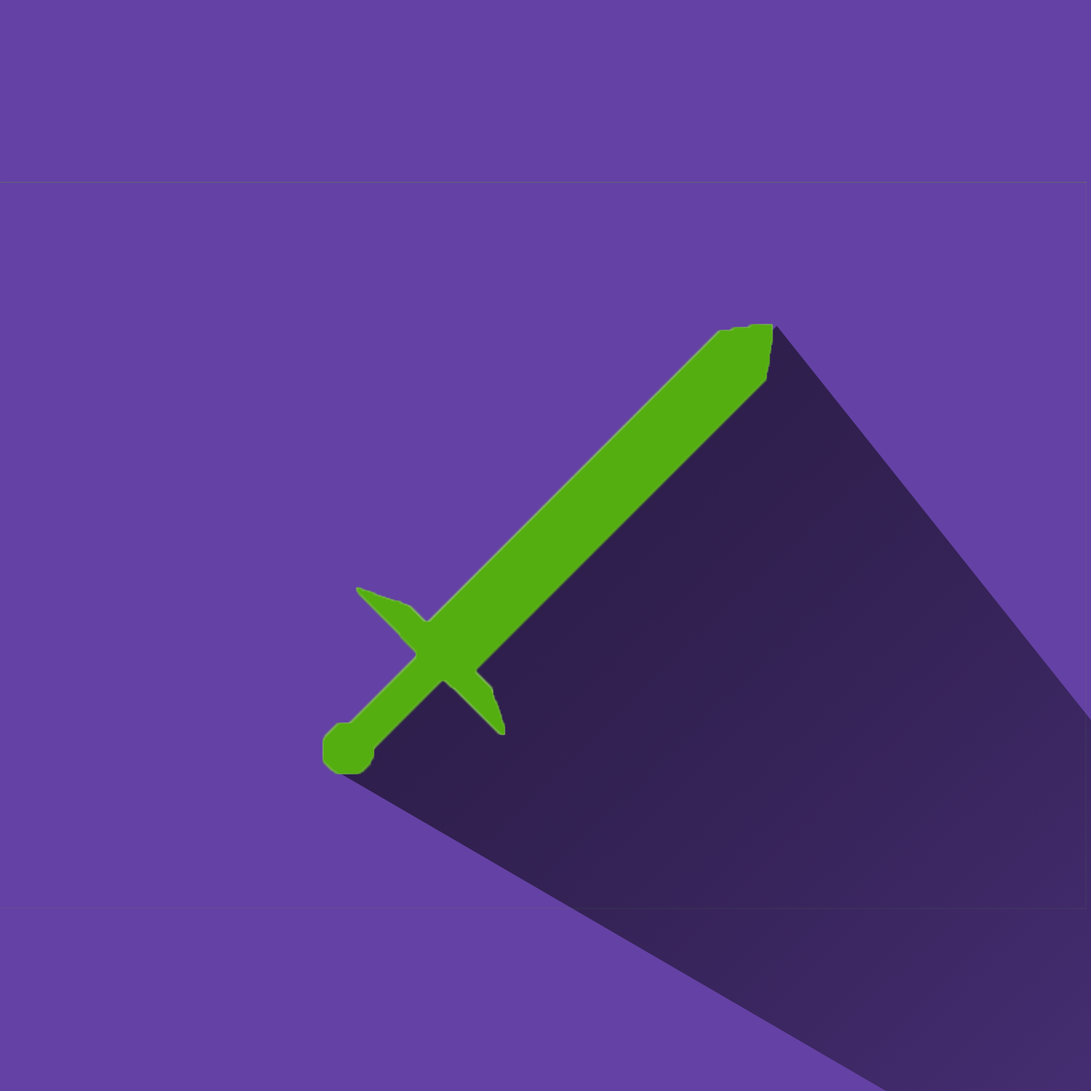
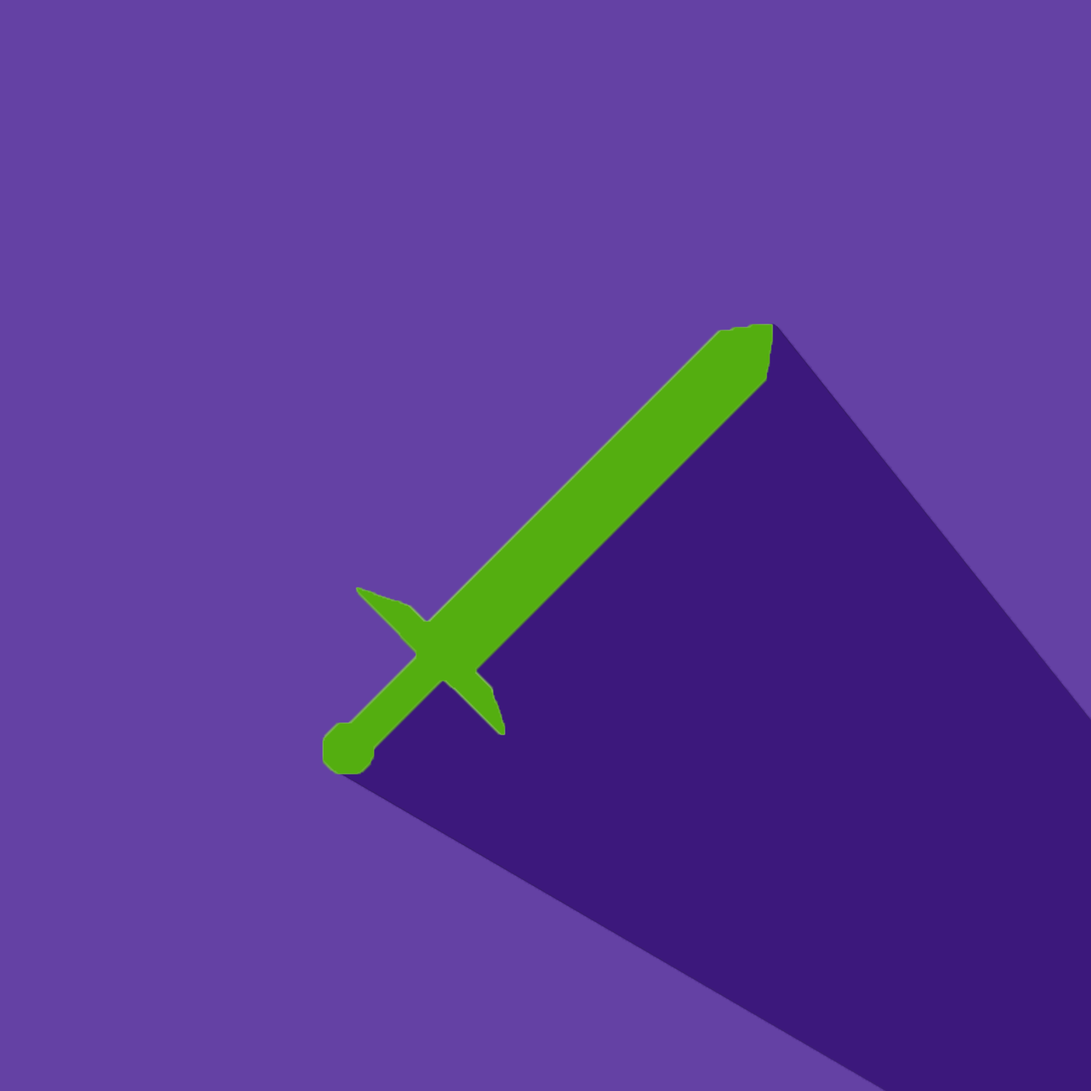
Layered file, before and after one edit (w=1091, h=1091). Changes by layer:
painted on "Foreground" over [0, 181, 1091, 1091]
painted on "Background" over [335, 323, 1091, 1091]
